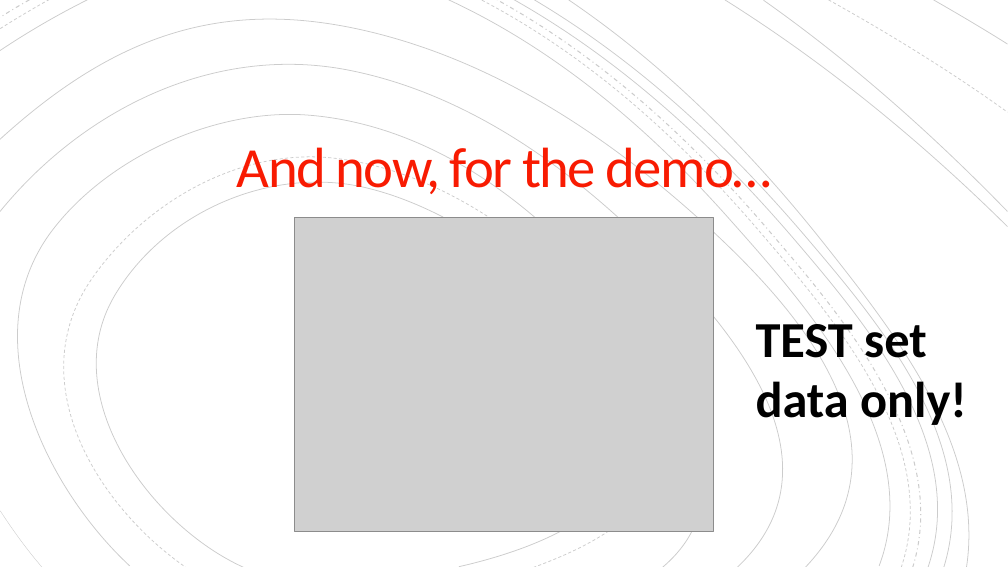
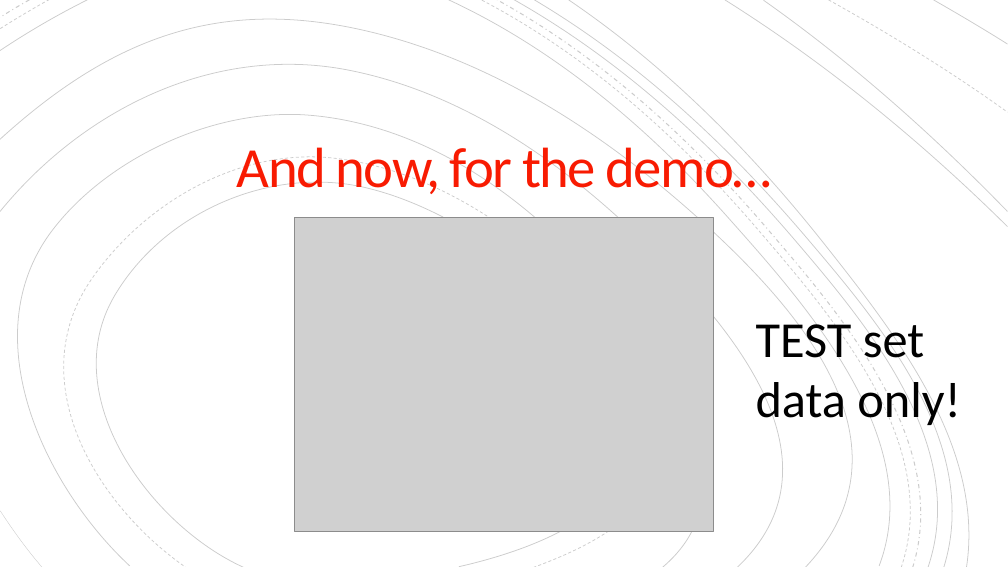
Before and after one commit to nu-datacamp/Laptop_Prices, a slide deck: slide 14 of model_testing_explanation.pptx. Drawn at 1008x567 pixels with LibreOffice and Linux fonts; fonts in the diff are those of the drawing; grey boxes stand for pictures. Boxes give left, top, right and bottom in pixels: in the first picture for what was removed or moved away, otherwise in the second. Text is boxed around its words. In the diff, an @@ line names an element or a change of style, - is before the commit and + after.

```diff
--- a/model_testing_explanation.pptx
+++ b/model_testing_explanation.pptx
@@ text "TEST set data only!" at bbox=[756, 315, 961, 429]: bold off @@
```
Also in this commit, not shown: 2 other slides changed.
